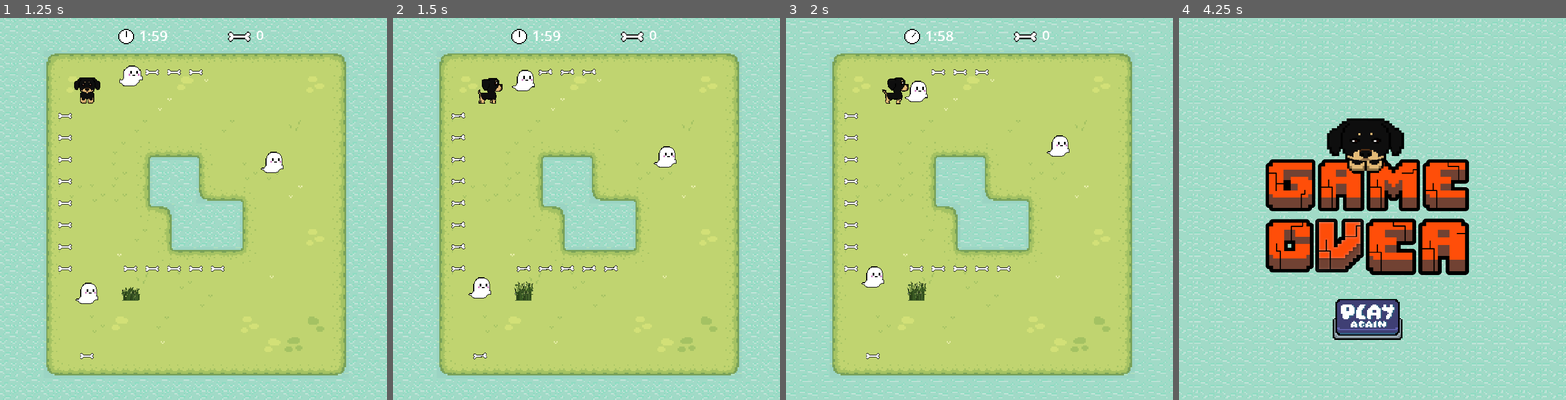
Above: before the commit, frames 1-4 (left to right).
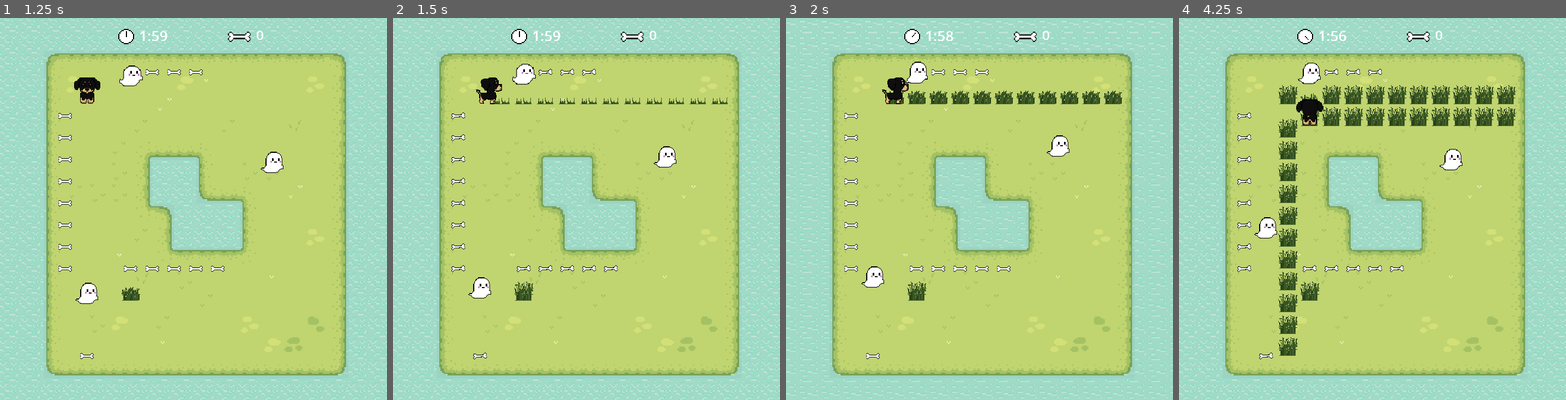
Above: after the commit, the same moments.

Repository: BeatrizPat/Dominic
Game: Godot game, scene res://level/opening_scene.tscn
Two runs of this game, one before a commit and one after it. Both use one fixed random seed, a clock stepped at 60 frames per second and the inputs below.
Inputs (mouse positions are in pixels of both pictures, inside the frame that each line leads up to):
- Up to frame 1 (1.25 s): click (189, 289) at 0.5 s
- Up to frame 2 (1.5 s): tap Enter (enter) at 1.25 s; hold D (right) from 1.28 s (still down); hold Space (space) from 1.28 s (still down)
- Up to frame 3 (2 s): keep holding D (right); keep holding Space (space)
- Up to frame 4 (4.25 s): release D (right) at 2.03 s; release Space (space) at 2.03 s; hold S (down) 2.03-2.78 s; tap Enter (enter) at 2.1 s; tap Space (space) at 2.3, 3.6 s; hold D (right) 2.78-3.53 s; hold Space (space) 2.78-3.53 s; hold W (up) from 3.53 s (still down)

Frame 1 is identical in both runs. In frame 2, 0.6% of the frame differs, in the area x 21-87%, y 12-23%; in frame 3, 1.6%; in frame 4, 73%, in the area x 0-100%, y 0-100%.

Commit message:
correção animações e movimentação player

Diff:
--- /dev/null
+++ b/GlobalVariables.gd
@@ -0,0 +1,4 @@
+extends Node
+
+var tile_size = 16
+var game_over_flag = false
--- a/assets/end_scene/control.tscn
+++ b/assets/end_scene/control.tscn
@@ -2,12 +2,13 @@
 
 [ext_resource type="Texture2D" uid="uid://bi7rlcng1c4nv" path="res://assets/tilemap/water/water_animated.png" id="1_6ln57"]
 [ext_resource type="Texture2D" uid="uid://ckp7gqe187v1h" path="res://assets/end_scene/GAME PLAY.png" id="2_cfdjy"]
-[ext_resource type="Script" path="res://assets/end_scene/win_scene.gd" id="3_pru6k"]
+[ext_resource type="Script" path="res://level/win_scene.gd" id="3_pru6k"]
 [ext_resource type="Texture2D" uid="uid://c1tal3syawnra" path="res://assets/buttons/botao_again_blue.png" id="3_q3c0l"]
 [ext_resource type="Texture2D" uid="uid://dwpwl5g8abca7" path="res://assets/buttons/botao_again_hover_blue.png" id="4_8wxpv"]
 [ext_resource type="Texture2D" uid="uid://cou8i5by5vaau" path="res://assets/dog/dom_feliz_heart_1.png" id="5_xxcnr"]
 [ext_resource type="Texture2D" uid="uid://ch3doe63cuf47" path="res://assets/dog/dom_feliz_heart_2.png" id="6_bu067"]
 [ext_resource type="Texture2D" uid="uid://cv1ub7ui5p6xt" path="res://assets/dog/dom_feliz_heart_3.png" id="7_ffaqd"]
+
 
 [sub_resource type="TileSetAtlasSource" id="TileSetAtlasSource_rxhrd"]
 texture = ExtResource("1_6ln57")
--- a/enemy/enemy_movement.gd
+++ b/enemy/enemy_movement.gd
@@ -3,7 +3,7 @@
 @onready var ray = $RayCast2D
 @onready var ray_aux = $RayCast2D2
 var movement = true
-@export var tile_size = 16
+var tile_size = GlobalVariables.tile_size
 var dir = [Vector2.RIGHT,
 			Vector2.LEFT,
 			Vector2.UP,
@@ -11,7 +11,6 @@
 var current_direction = 2
 
 func _ready():
-	var rand = 0
 	add_to_group("global")
 	$AnimationPlayer.play("walk_front")
 
@@ -23,7 +22,7 @@
 		current_direction = 2
 		$AnimationPlayer.play("walk_front")
 
-func _physics_process(delta):
+func _physics_process(_delta):
 	if movement:
 		ray.target_position = dir[current_direction] * tile_size/2
 		ray.force_raycast_update()
@@ -47,8 +46,6 @@
 		ray_aux.force_raycast_update()
 		if ray_aux.is_colliding():
 			return true
-		else: false
-	else: false
 
 func game_over():
 	movement = false
--- a/items/bone.gd
+++ b/items/bone.gd
@@ -10,7 +10,6 @@
 	pass
 
 func _on_body_entered(body):
-	print("bone") # Replace with function body.
 	get_tree().call_group("global", "pontuacao_update")
 	queue_free()
 	#emit_signal("bone_taken")
--- a/level/game_level.gd
+++ b/level/game_level.gd
@@ -20,6 +20,7 @@
 	label_timer = str(tempo_restante)
 	timer.start()
 	items_count = items.get_child_count()
+	print(items_count)
 
 func _process(delta):
 	tempo_restante = timer.get_time_left()
@@ -27,7 +28,6 @@
 	check_game_score()
 
 func pontuacao_update():
-	print("update")
 	score += 1
 	score_label.text = str(int(score))
 
@@ -76,4 +76,4 @@
 func check_game_score():
 	if score == items_count:
 		get_tree().call_group("global", "game_win")
-		get_tree().change_scene_to_file("res://assets/end_scene/win_scene.tscn")
+		get_tree().change_scene_to_file("res://level/win_scene.tscn")
--- a/assets/end_scene/win_scene.tscn
+++ b/level/win_scene.tscn
@@ -3,12 +3,13 @@
 [ext_resource type="Texture2D" uid="uid://bi7rlcng1c4nv" path="res://assets/tilemap/water/water_animated.png" id="1_y7spc"]
 [ext_resource type="Texture2D" uid="uid://ct1i7ehyt2hhu" path="res://assets/tilemap/animated_water.tres" id="2_cuuqi"]
 [ext_resource type="Texture2D" uid="uid://ckp7gqe187v1h" path="res://assets/end_scene/GAME PLAY.png" id="2_tw3dj"]
-[ext_resource type="Script" path="res://assets/end_scene/win_scene.gd" id="3_c011x"]
+[ext_resource type="Script" path="res://level/win_scene.gd" id="3_c011x"]
 [ext_resource type="Texture2D" uid="uid://c1tal3syawnra" path="res://assets/buttons/botao_again_blue.png" id="4_u37iw"]
 [ext_resource type="Texture2D" uid="uid://dwpwl5g8abca7" path="res://assets/buttons/botao_again_hover_blue.png" id="5_wpbrk"]
 [ext_resource type="Texture2D" uid="uid://cou8i5by5vaau" path="res://assets/dog/dom_feliz_heart_1.png" id="6_6ncl5"]
 [ext_resource type="Texture2D" uid="uid://ch3doe63cuf47" path="res://assets/dog/dom_feliz_heart_2.png" id="7_1hwnl"]
 [ext_resource type="Texture2D" uid="uid://cv1ub7ui5p6xt" path="res://assets/dog/dom_feliz_heart_3.png" id="8_vhc1w"]
+
 
 [sub_resource type="TileSetAtlasSource" id="TileSetAtlasSource_w03xx"]
 texture = ExtResource("2_cuuqi")
--- a/objects/obstaculo.gd
+++ b/objects/obstaculo.gd
@@ -21,7 +21,6 @@
 	alter_ray_object(direction)
 	ray_object.force_raycast_update()
 	if ray_object.is_colliding():
-		print(ray_object.get_collider().name)
 		return true
 	else: return false
 
--- a/player/dog_player.gd
+++ b/player/dog_player.gd
@@ -1,19 +1,19 @@
 extends CharacterBody2D
 
 @export var starting_direction : Vector2 = Vector2(0, 0.1)
-@export var tile_size : int = 16
 @onready var animation_tree = $AnimationTree
 @onready var animation_player = $AnimationPlayer
 @onready var state_machine = animation_tree.get("parameters/playback")
 @onready var ray = $RayCast2D #movement ray
 @onready var ray_object = $RayCast2D2 #obstacles ray
+var tile_size = GlobalVariables.tile_size
 var ray_object_lenght = 19
 var inputs = {"right": Vector2.RIGHT,
 			"left": Vector2.LEFT,
 			"up": Vector2.UP,
 			"down": Vector2.DOWN}
 var moving = false
-var game_over_flag = false
+var game_over_flag = GlobalVariables.game_over_flag
 var animation_speed = 2
 var current_direction
 var current_direction_name
@@ -28,11 +28,25 @@
 	animation_travel('idle')
 	current_direction = starting_direction
 	current_direction_name = "down"
+	print(inputs['right'])
 
-func _process(delta):
-	pass
+func _process(_delta):
+	if(game_over_flag): animation_travel('over')
+	for dir in inputs.keys():
+		if Input.is_action_just_released(dir):
+			animation_travel('idle')
+	if Input.is_action_just_pressed('space'):
+		animation_travel('space')
+		obstacles()
 
-# Recebe os eventos de teclado
+func update_animation(direction):
+	if(direction != Vector2.ZERO):
+		state_machine.travel('walk')
+	else:
+		state_machine.travel('idle')
+
+
+# Recebe unhandle events de teclado
 func _unhandled_input(event):
 	if moving or game_over_flag:
 		return
@@ -41,9 +55,6 @@
 			move(dir)
 			current_direction = inputs[dir]
 			current_direction_name = dir
-	if event.is_action_pressed('space'):
-		animation_travel('space')
-		obstacles()
 
 # Função de movimentação do player
 func move(dir):
@@ -59,15 +70,15 @@
 		tween.tween_property(self, "position", position + inputs[dir] * tile_size, 1.0/animation_speed).set_trans(Tween.TRANS_LINEAR)
 		await tween.finished
 		moving = false
-		animation_travel('idle')
+
 	#Condição de game over se o player colidiu com o enemy
 	else:
-		#print(ray.get_collider().name)
-		var r1 = (ray_object.get_collider().name).contains('enemy')
-		var r2 = (ray_object.get_collider().name).contains('Enemy')
-		if r1 or r2 :
-			ray.get_collider().game_over()
-			game_over()
+		if(ray_object.get_collider()):
+			var r1 = (ray_object.get_collider().name).contains('enemy')
+			var r2 = (ray_object.get_collider().name).contains('Enemy')
+			if r1 or r2 :
+				ray.get_collider().game_over()
+				game_over()
 
 # Atualização de animação
 func update_animation_parameters(move_input: Vector2):
--- a/project.godot
+++ b/project.godot
@@ -14,6 +14,10 @@
 run/main_scene="res://level/opening_scene.tscn"
 config/features=PackedStringArray("4.2", "Mobile")
 config/icon="res://icon.svg"
+
+[autoload]
+
+GlobalVariables="*res://GlobalVariables.gd"
 
 [display]
 
Renamed: assets/end_scene/win_scene.gd -> level/win_scene.gd
